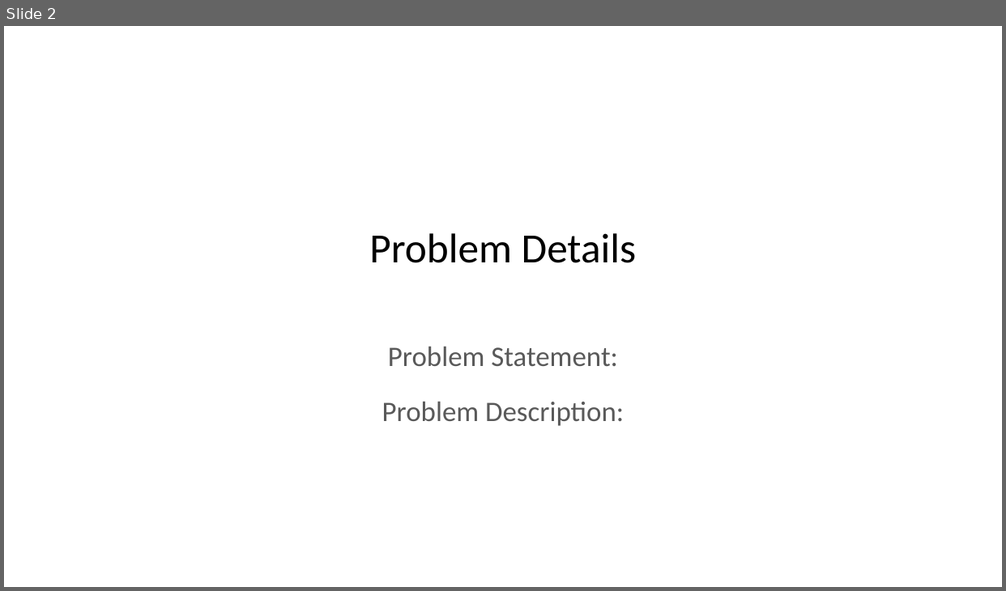
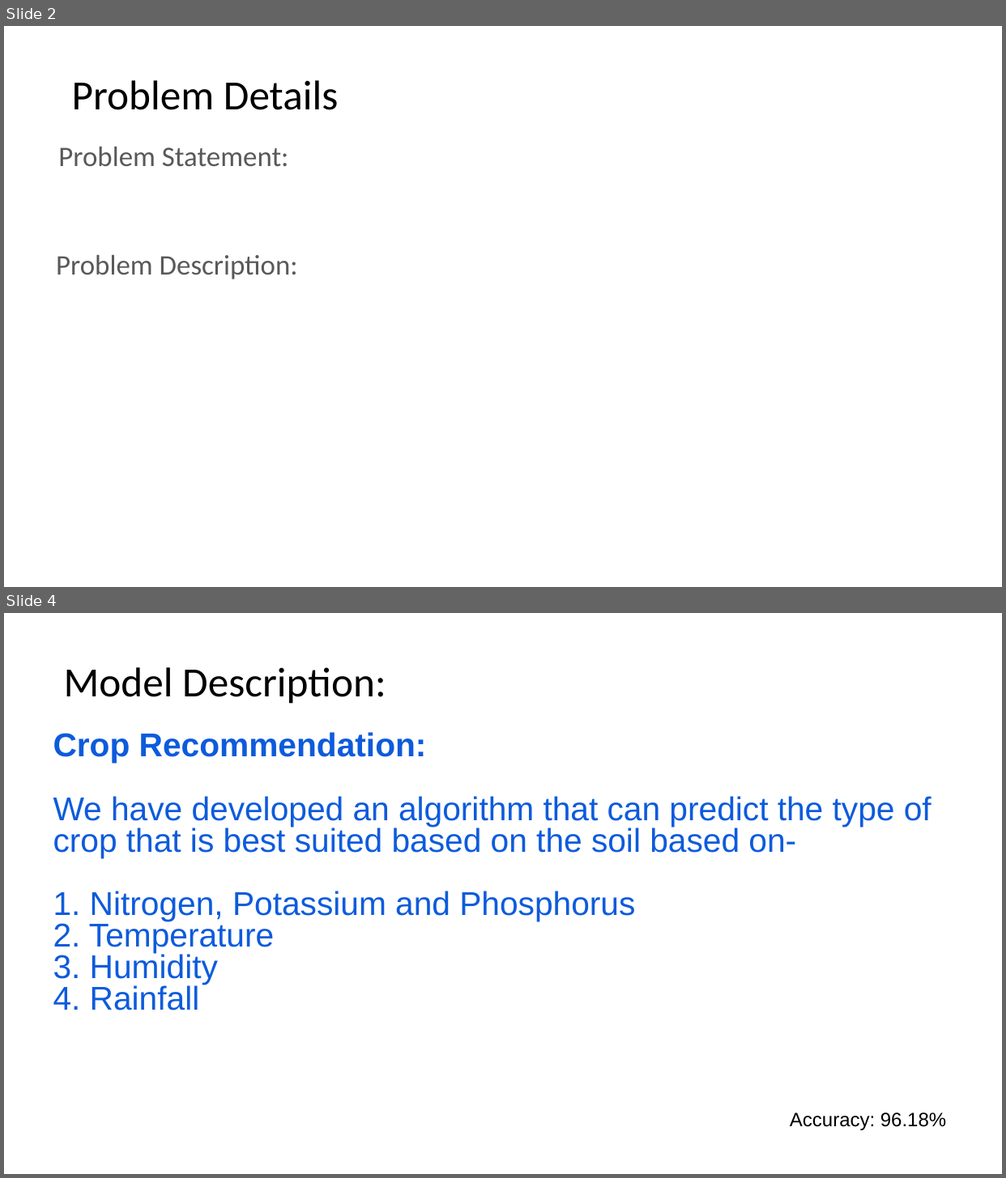
Before and after one commit to harshalplus1/hackmol4.0, a slide deck: HackMoL PPT Format.pptx. Shown one above the other, each under a label of ours: slide 2 before the commit, slides 2 and 4 after it; the slides between them are not shown. The pictures are 1006x591 and 1006x1178 pixels, drawn with LibreOffice and Linux fonts; fonts in the diff are those of the drawing; background and template pictures are left out. Boxes give left, top, right and bottom in pixels: in the first picture for what was removed or moved away, otherwise in the second. Text is boxed around its words. In the diff, an @@ line names an element or a change of style, - is before the commit and + after.

```diff
--- a/HackMoL PPT Format.pptx
+++ b/HackMoL PPT Format.pptx
@@ slide 4 added at bbox=[4, 613, 1002, 1174], background picture (left out) @@
@@ title added at bbox=[64, 667, 386, 704], 30 pt, text #000000 @@
+Model Description:
@@ subtitle added at bbox=[53, 732, 931, 1011], 23.8 pt, text #0D5BDC @@
+Crop Recommendation:
+We have developed an algorithm that can predict the type of
+crop that is best suited based on the soil based on-
+1. Nitrogen, Potassium and Phosphorus
+2. Temperature
+3. Humidity
+4. Rainfall
@@ text added at bbox=[790, 1113, 946, 1131], 14 pt, text #000000 @@
+Accuracy: 96.18%
@@ slide 2 changed as well @@
@@ title "Problem Details": place and size @@
-title "Problem Details" at bbox=[369, 233, 636, 263]
+title "Problem Details" at bbox=[72, 80, 338, 110]
@@ subtitle "Problem Statement:" rewrapped from bbox=[382, 347, 624, 426] to bbox=[56, 147, 298, 280] @@
```
Also in this commit, not shown: 2 other slides changed, 3 other slides added.
